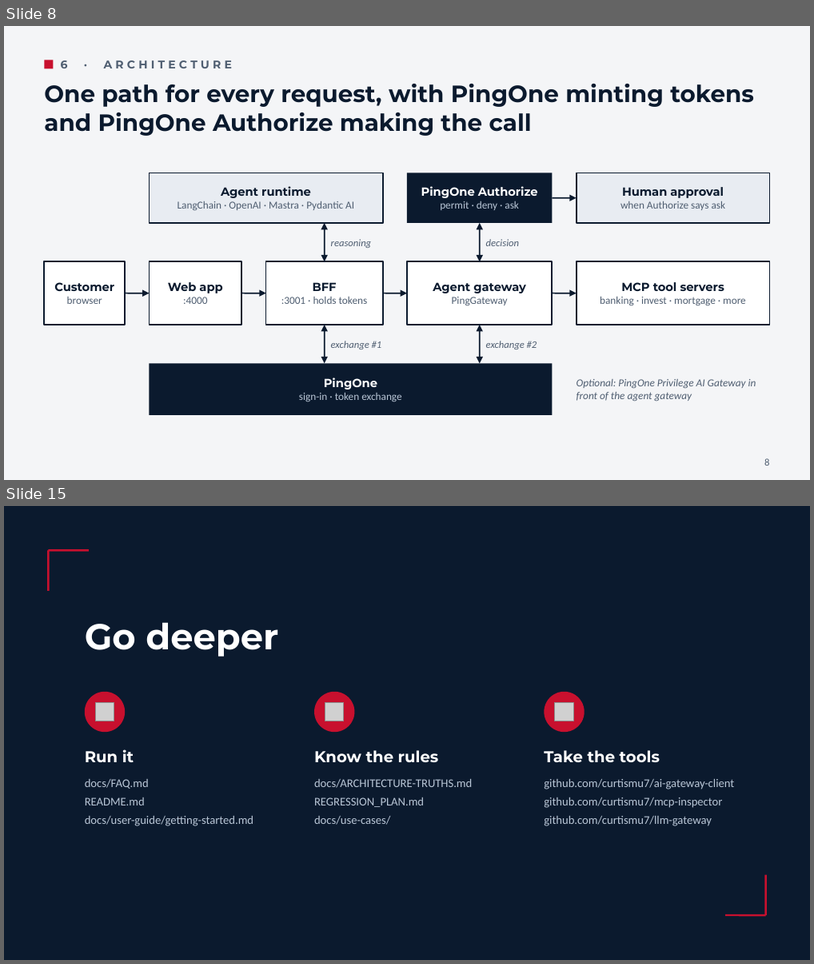
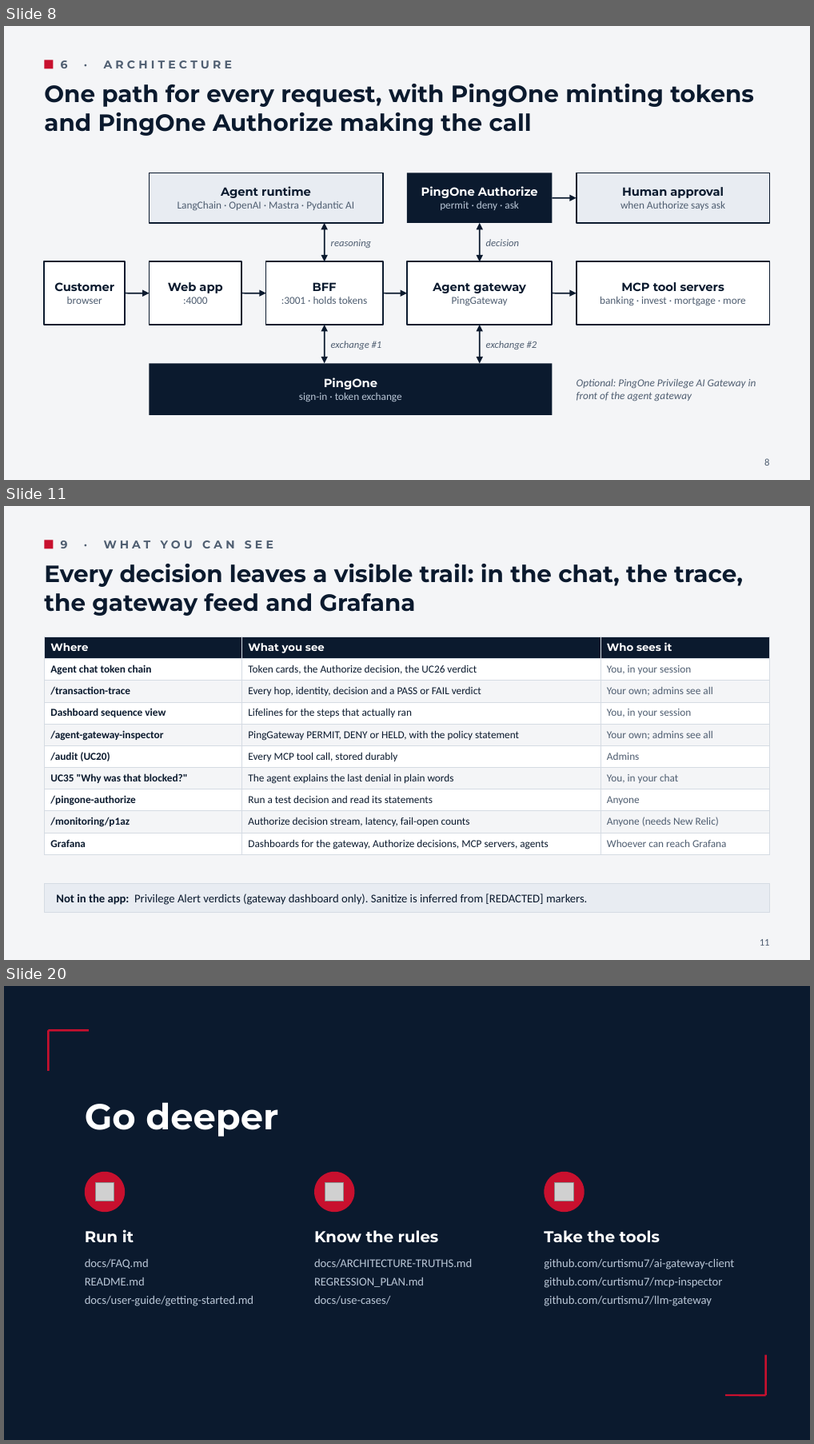
Before and after one commit to curtismu7/AI-DEMO2, a slide deck: docs/resources/AI-Demo-Overview.pptx. Shown one above the other, each under a label of ours: slides 8 and 15 before the commit, slides 8, 11 and 20 after it; the slides between them are not shown. The pictures are 814x964 and 814x1444 pixels, drawn with LibreOffice and Linux fonts; fonts in the diff are those of the drawing; grey boxes stand for pictures. Boxes give left, top, right and bottom in pixels: in the first picture for what was removed or moved away, otherwise in the second. Text is boxed around its words. In the diff, an @@ line names an element or a change of style, - is before the commit and + after.

```diff
--- a/docs/resources/AI-Demo-Overview.pptx
+++ b/docs/resources/AI-Demo-Overview.pptx
@@ slide 11 added at [4,506,810,960], background #F4F5F7 @@
@@ rectangle added at [44,540,53,548], fill #C8102E @@
@@ text added at [61,540,274,548], 10 pt, text #4F5E71, bold @@
+9 · WHAT YOU CAN SEE
@@ text added at [44,564,743,616], 21 pt, text #0B1A2E, bold @@
+Every decision leaves a visible trail: in the chat, the trace, the gateway feed and Grafana
@@ table added at [44,636,770,852], 10 rows, 3 columns @@
+Where | What you see | Who sees it
+Agent chat token chain | Token cards, the Authorize decision, the UC26 verdict | You, in your session
+/transaction-trace | Every hop, identity, decision and a PASS or FAIL verdict | Your own; admins see all
+Dashboard sequence view | Lifelines for the steps that actually ran | You, in your session
+/agent-gateway-inspector | PingGateway PERMIT, DENY or HELD, with the policy statement | Your own; admins see all
+/audit (UC20) | Every MCP tool call, stored durably | Admins
+UC35 "Why was that blocked?" | The agent explains the last denial in plain words | You, in your chat
+/pingone-authorize | Run a test decision and read its statements | Anyone
+/monitoring/p1az | Authorize decision stream, latency, fail-open counts | Anyone (needs New Relic)
+Grafana | Dashboards for the gateway, Authorize decisions, MCP servers, agents | Whoever can reach Grafana
@@ rectangle added at [44,884,770,912], fill #E8ECF2, outline #D5DBE3 0.75 pt @@
@@ text added at [56,893,587,904], 10.5 pt, text #0B1A2E @@
+Not in the app: Privilege Alert verdicts (gateway dashboard only). Sanitize is inferred from [REDACTED] markers.
@@ text added at [760,939,770,945], 9 pt, text #4F5E71 @@
+11
@@ what was slide 15 is now slide 20 @@
```
Also in this commit, not shown: 6 slides changed, 4 other slides added, 1 other file.
